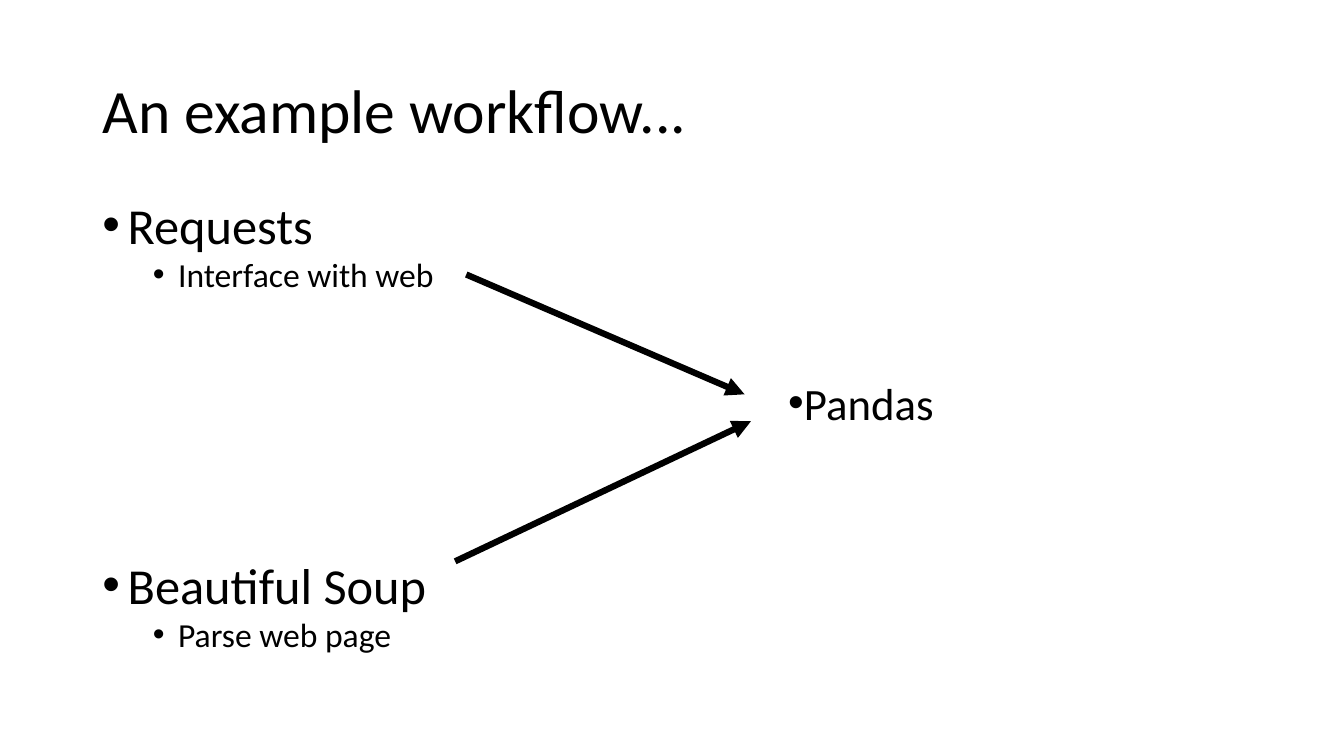
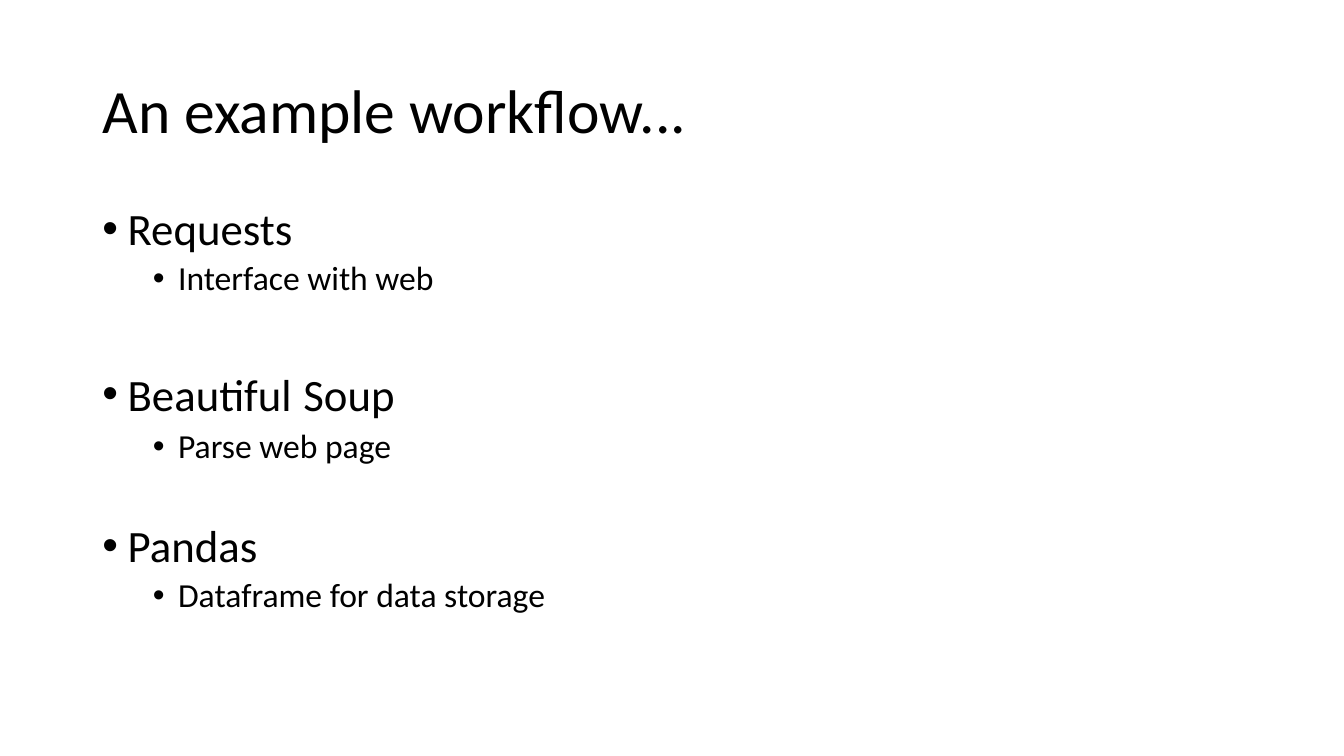
Before and after one commit to toddschultz/DegreesOfClimateChange, a slide deck: slide 10 of doc/design/TechnologyReview.pptx (slide 11 before the commit). Drawn at 1344x756 pixels with LibreOffice and Linux fonts; fonts in the diff are those of the drawing. Boxes give left, top, right and bottom in pixels: in the first picture for what was removed or moved away, otherwise in the second. Text is boxed around its words. In the diff, an @@ line names an element or a change of style, - is before the commit and + after.

```diff
--- a/doc/design/TechnologyReview.pptx
+++ b/doc/design/TechnologyReview.pptx
@@ text at (128,216,433,464): size 36 to 32 pt in "Requests", "Beautiful Soup"; line spacing 0.8 to 0.9 @@
@@ arrow removed from (467, 274) to (745, 394) @@
@@ text removed at (804,389,934,421) @@
-• Pandas
@@ arrow removed from (456, 562) to (751, 421) @@
@@ text at (128,531,545,613): paragraphs added @@
+• Pandas
+  • Dataframe for data storage
```
Also in this commit, not shown: 6 other slides changed, 1 slide removed.
